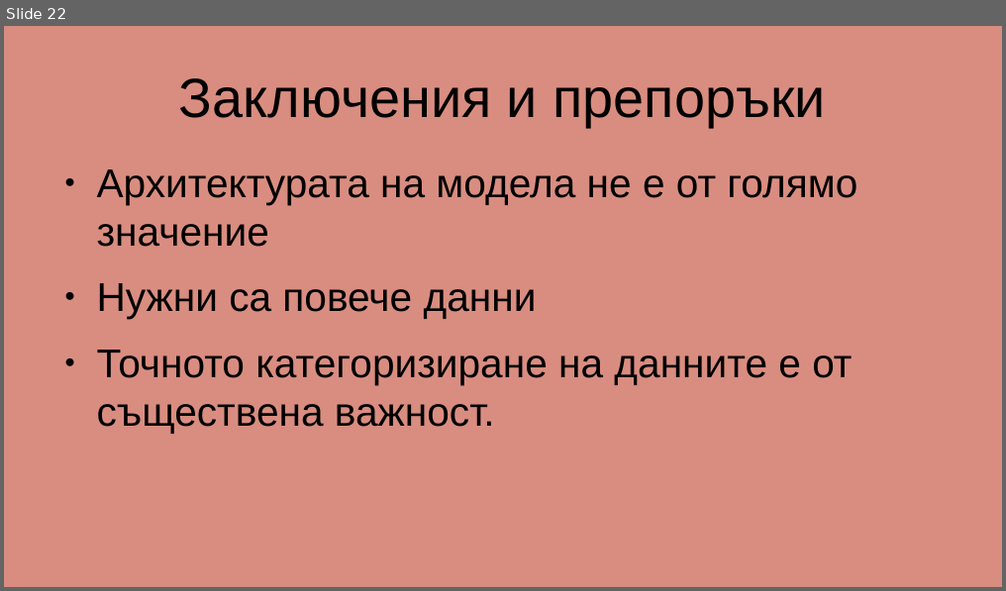
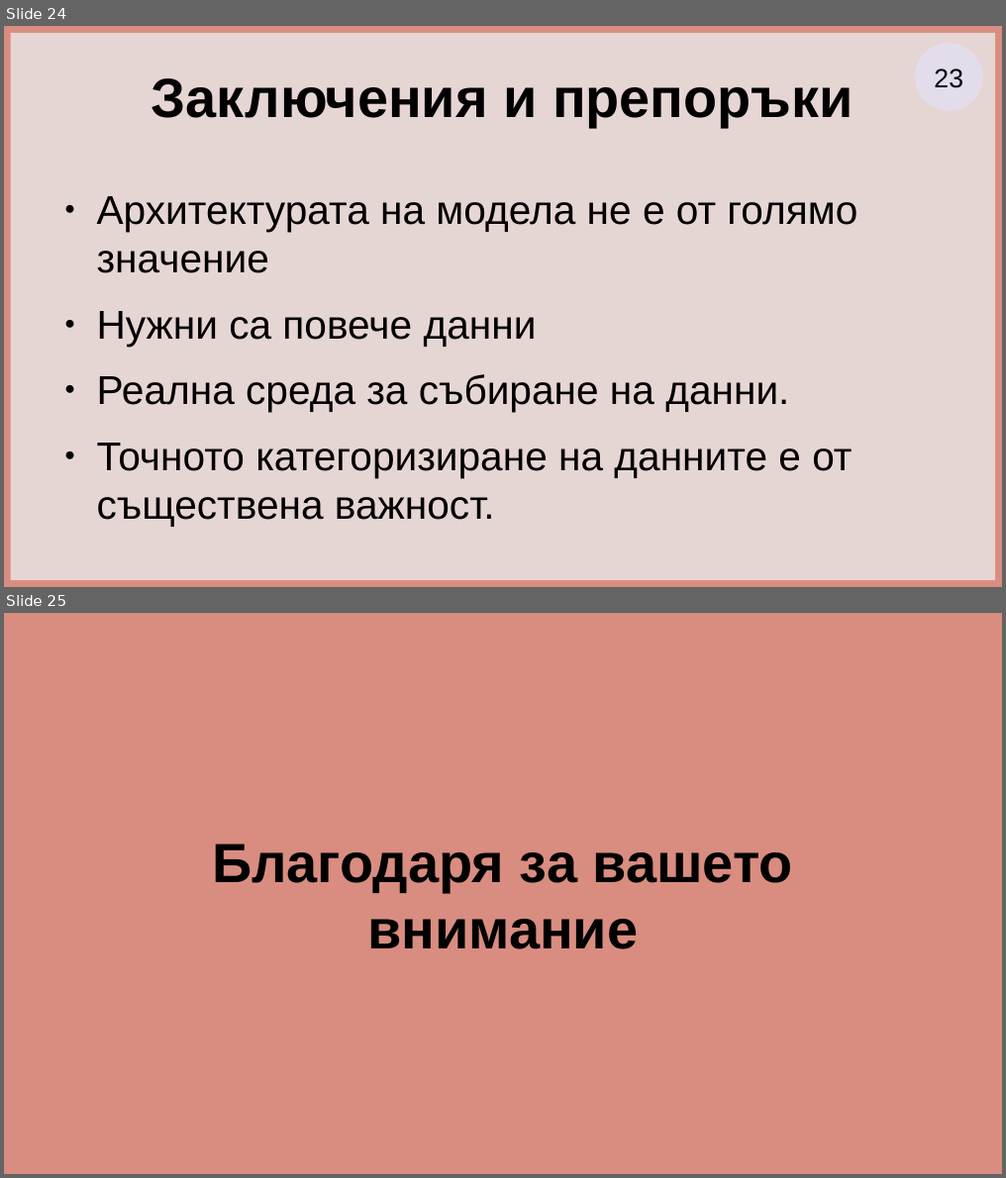
Before and after one commit to GeorgeChaparov/University-Theses, a slide deck: Presentation.odp. Shown one above the other, each under a label of ours: slide 22 before the commit, slides 24 and 25 after it. The pictures are 1006x591 and 1006x1178 pixels, drawn with LibreOffice and Linux fonts; fonts in the diff are those of the drawing. Boxes give left, top, right and bottom in pixels: in the first picture for what was removed or moved away, otherwise in the second. Text is boxed around its words. In the diff, an @@ line names an element or a change of style, - is before the commit and + after.

```diff
--- a/Presentation.odp
+++ b/Presentation.odp
@@ slide 25 added at (4, 613, 1002, 1174), background #D98D80 @@
@@ title added at (212, 844, 793, 950), 44 pt, text #000000, bold @@
+Благодаря за вашето внимание
@@ what was slide 22 is now slide 24 @@
@@ slide 24 changed as well @@
@@ rectangle added at (10, 32, 996, 580), fill #E6D6D3 @@
@@ title "Заключения и препоръки" at (152, 78, 853, 127): bold on @@
@@ ellipse added at (915, 43, 983, 111), fill #E3DFF2 at 80% opacity, 21 pt, text #000000 @@
+23
@@ text "Архитектурата на модела не е ...": place and size @@
-text "Архитектурата на модела не е ..." at (97, 170, 857, 434)
+text "Архитектурата на модела не е ..." at (97, 196, 857, 527)
@@ text at (97, 374, 789, 412): paragraph added @@
+● Реална среда за събиране на данни.
```
Also in this commit, not shown: 8 other slides changed, 15 other slides added, 13 slides removed, 7 other files.
